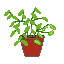
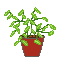
Revision of a layered w=64, h=64 image; what changed, layer by layer:
painted on "LeavesA Second" over [25, 8, 46, 32]
painted on "LeavesA First" over [5, 11, 29, 45]
